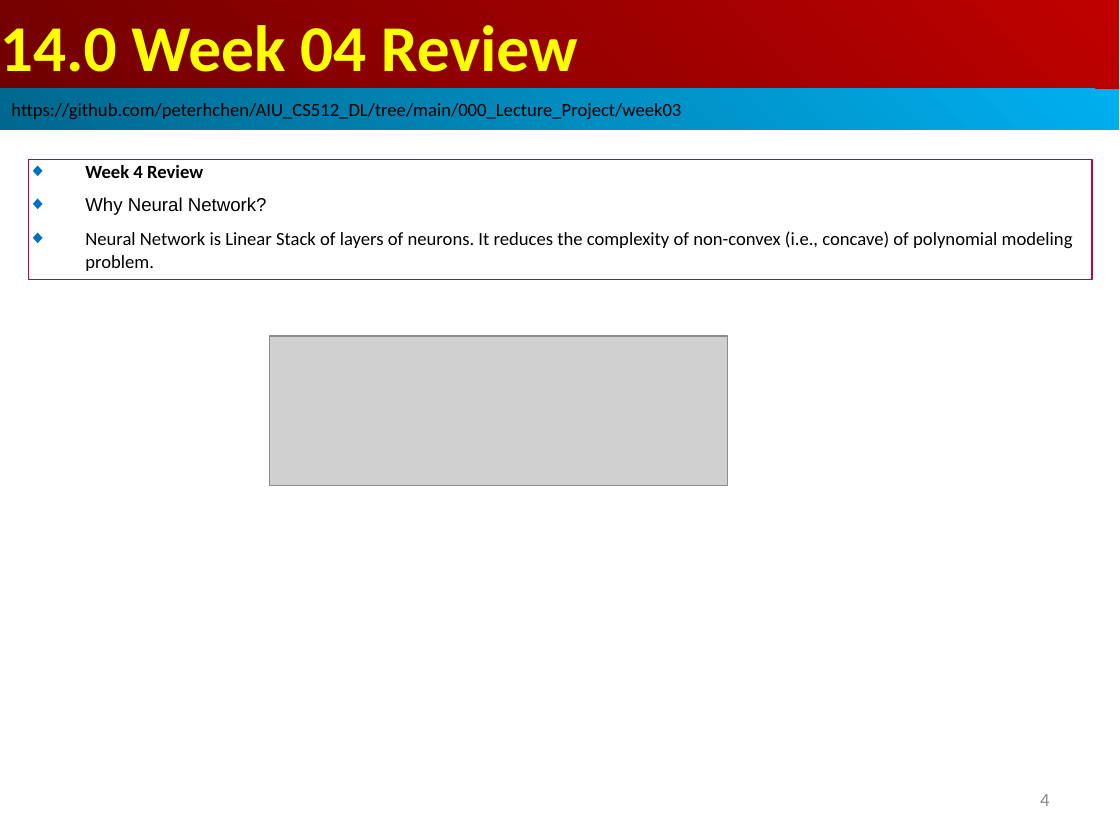
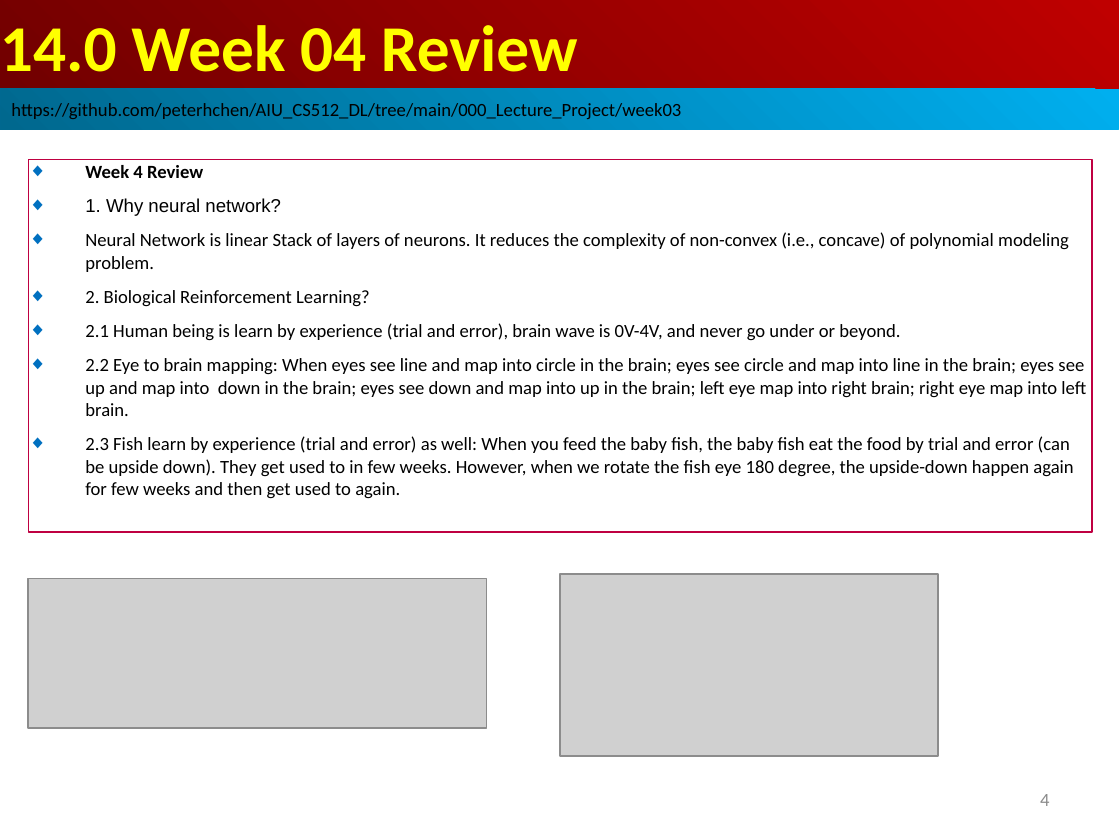
Before and after one commit to peterhchen/AIU_CS512_DL, a slide deck: slide 4 of 000_Lecture_Project/week05/01_Lecture/14.00_w04_review.ppt. Drawn at 1120x840 pixels with LibreOffice and Linux fonts; fonts in the diff are those of the drawing; grey boxes stand for pictures. Boxes give left, top, right and bottom in pixels: in the first picture for what was removed or moved away, otherwise in the second. Text is boxed around its words. In the diff, an @@ line names an element or a change of style, - is before the commit and + after.

```diff
--- a/000_Lecture_Project/week05/01_Lecture/14.00_w04_review.ppt
+++ b/000_Lecture_Project/week05/01_Lecture/14.00_w04_review.ppt
@@ rectangle removed at [28,159,1092,280] @@
-◆ Week 4 Review
-◆ Why Neural Network?
-◆ Neural Network is Linear Stack of layers of neurons. It reduces the complexity of non-convex (i.e., concave) of polynomial modeling problem.
@@ rectangle added at [28,159,1092,532], outline #BF0041 0.74 pt, 12 pt, text #000000 @@
+◆ Week 4 Review
+◆ 1. Why neural network?
+◆ Neural Network is linear Stack of layers of neurons. It reduces the complexity of non-convex (i.e., concave) of polynomial modeling problem.
+◆ 2. Biological Reinforcement Learning?
+◆ 2.1 Human being is learn by experience (trial and error), brain wave is 0V-4V, and never go under or beyond.
+◆ 2.2 Eye to brain mapping: When eyes see line and map into circle in the brain; eyes see circle and map into line in the brain; eyes see up and map into down in the brain; eyes see down and map into up in the brain; left eye map into right brain; right eye map into left brain.
+◆ 2.3 Fish learn by experience (trial and error) as well: When you feed the baby fish, the baby fish eat the food by trial and error (can be upside down). They get used to in few weeks. However, when we rotate the fish eye 180 degree, the upside-down happen again for few weeks and then get used to again.
@@ picture: place and size @@
-picture at [270,336,728,485]
+picture at [28,579,486,728]
@@ picture added at [560,575,939,756] @@
```
Also in this commit, not shown: 3 other slides changed, 1 other file.
